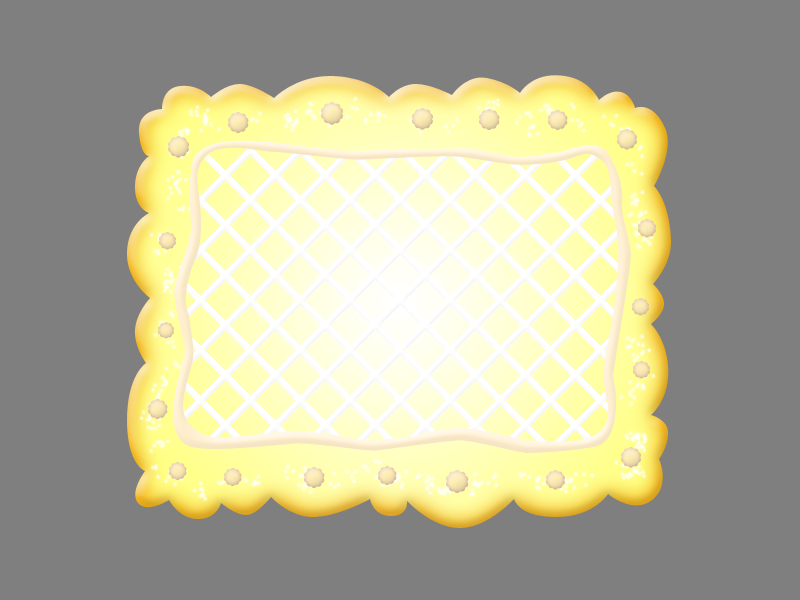
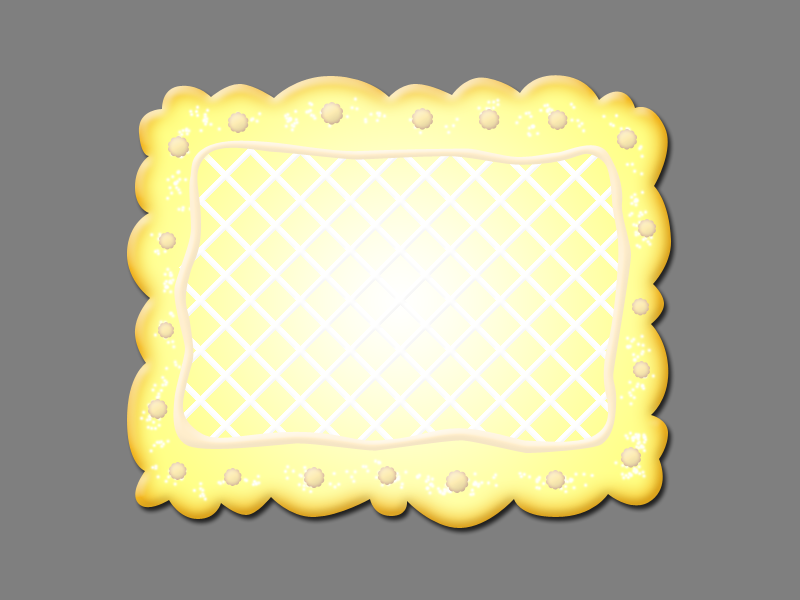
Layers edited between the first and the second 800×600 image:
pixels changed over [left=126, top=76, right=678, bottom=536] (layer not identified)
